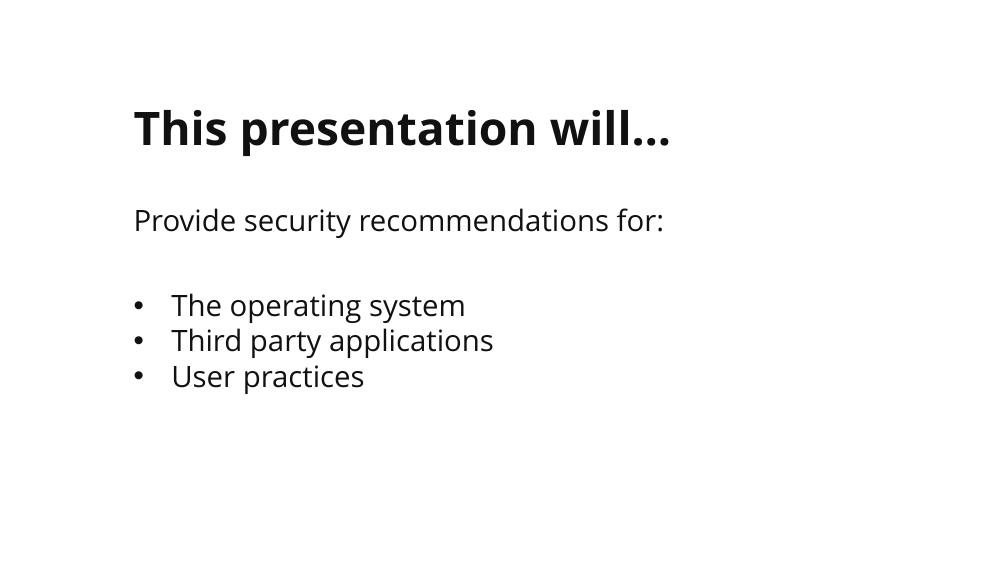
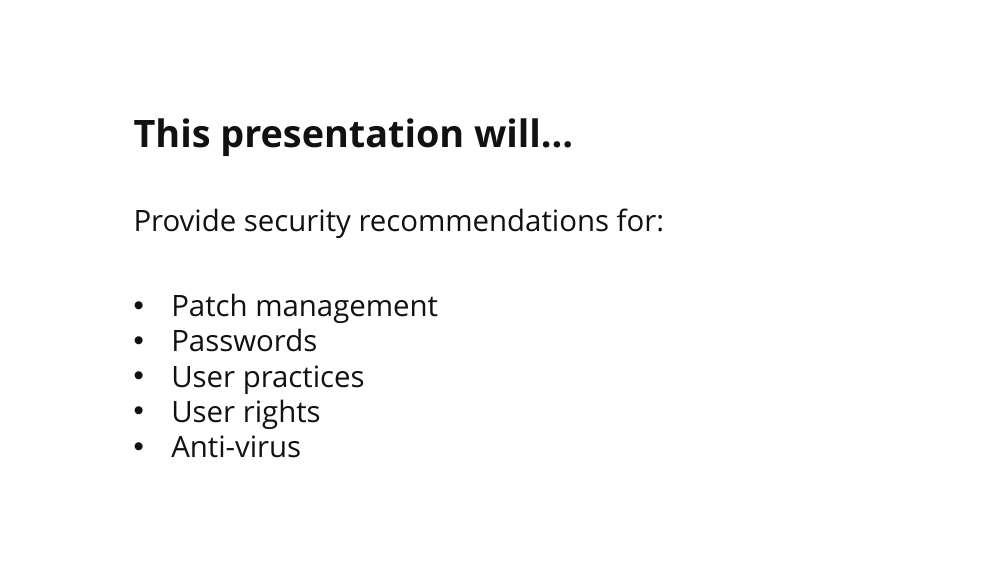
Before and after one commit to martymcflywa/ecu, a slide deck: slide 4 of year_1/sem_2/CSI1101_computer_security/0b_assignment_2_[22MAY15_0900]/dev/CSI1101_PONCE_A2_v02.pptx (slide 5 before the commit). Drawn at 1008x567 pixels with LibreOffice and Linux fonts; fonts in the diff are those of the drawing. Boxes give left, top, right and bottom in pixels: in the first picture for what was removed or moved away, otherwise in the second. Text is boxed around its words. In the diff, an @@ line names an element or a change of style, - is before the commit and + after.

```diff
--- a/year_1/sem_2/CSI1101_computer_security/0b_assignment_2_[22MAY15_0900]/dev/CSI1101_PONCE_A2_v02.pptx
+++ b/year_1/sem_2/CSI1101_computer_security/0b_assignment_2_[22MAY15_0900]/dev/CSI1101_PONCE_A2_v02.pptx
@@ title "This presentation will… Provide security ..." at <box>134,118,664,238</box>: size 44 to 36 pt in "This presentation will…" @@
@@ text at <box>171,293,438,352</box>: text changed @@
-• The operating system
-• Third party applications
+• Patch management
+• Passwords
@@ text at <box>171,399,321,458</box>: paragraphs added @@
+• User rights
+• Anti-virus
```
Also in this commit, not shown: 17 other slides changed, 19 slides added, 47 slides removed, 1 other file.
